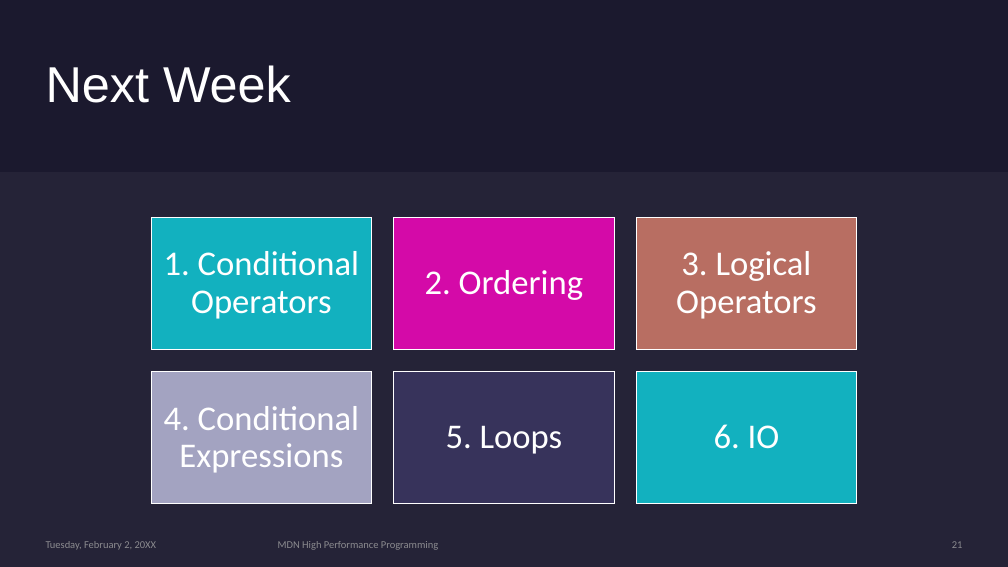
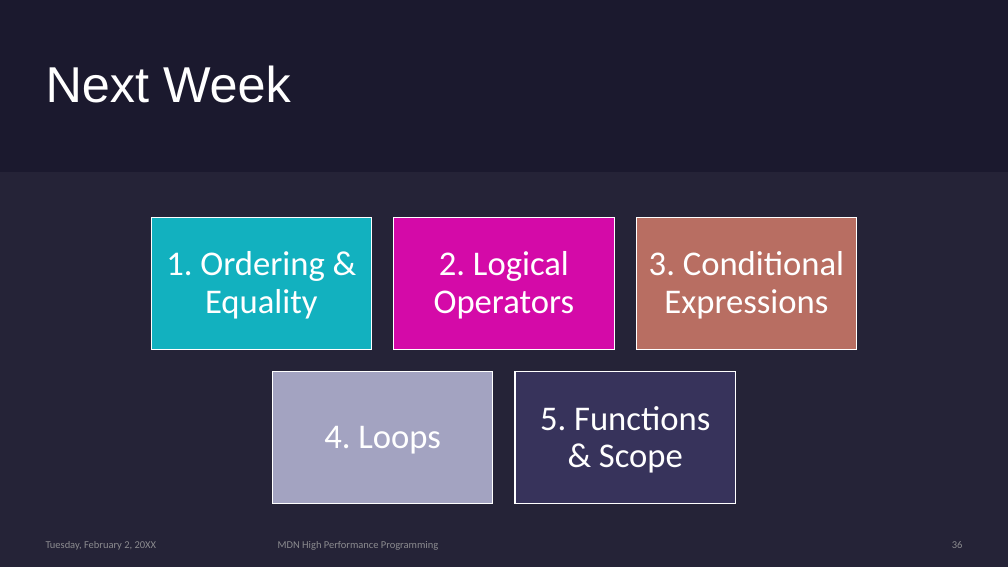
Before and after one commit to MonashDeepNeuron/HPP, a slide deck: slide 36 of content/week1/slides/week1.pptx (slide 21 before the commit). Drawn at 1008x567 pixels with LibreOffice and Linux fonts; fonts in the diff are those of the drawing. Boxes give left, top, right and bottom in pixels: in the first picture for what was removed or moved away, otherwise in the second. Text is boxed around its words. In the diff, an @@ line names an element or a change of style, - is before the commit and + after.

Commit message:
Added streams content to week1 slides Added code examples to week1 slides

```diff
--- a/content/week1/slides/week1.pptx
+++ b/content/week1/slides/week1.pptx
@@ text at <box>166,251,324,319</box>: text changed @@
-1. Conditional Operators
+1. Ordering & Equality
@@ text at <box>434,251,575,319</box>: text changed @@
-2. Ordering
+2. Logical Operators
@@ text at <box>649,251,844,319</box>: text changed @@
-3. Logical Operators
+3. Conditional Expressions
@@ rectangle: place and size @@
-rectangle at <box>151,371,372,504</box>
+rectangle at <box>272,371,493,504</box>
@@ rectangle: place and size @@
-rectangle at <box>394,371,615,504</box>
+rectangle at <box>515,371,736,504</box>
@@ rectangle removed at <box>637,371,858,504</box> @@
@@ text removed at <box>164,406,359,473</box> @@
-4. Conditional Expressions
@@ text added at <box>540,406,710,473</box>, 33 pt, text #FFFFFF @@
+5. Functions & Scope
@@ text at <box>324,426,441,454</box>: text changed @@
-5. Loops
+4. Loops
@@ text removed at <box>714,424,780,449</box> @@
-6. IO
```
Also in this commit, not shown: 1 other slide changed, 16 slides added, 1 slide removed, 6 other files.
